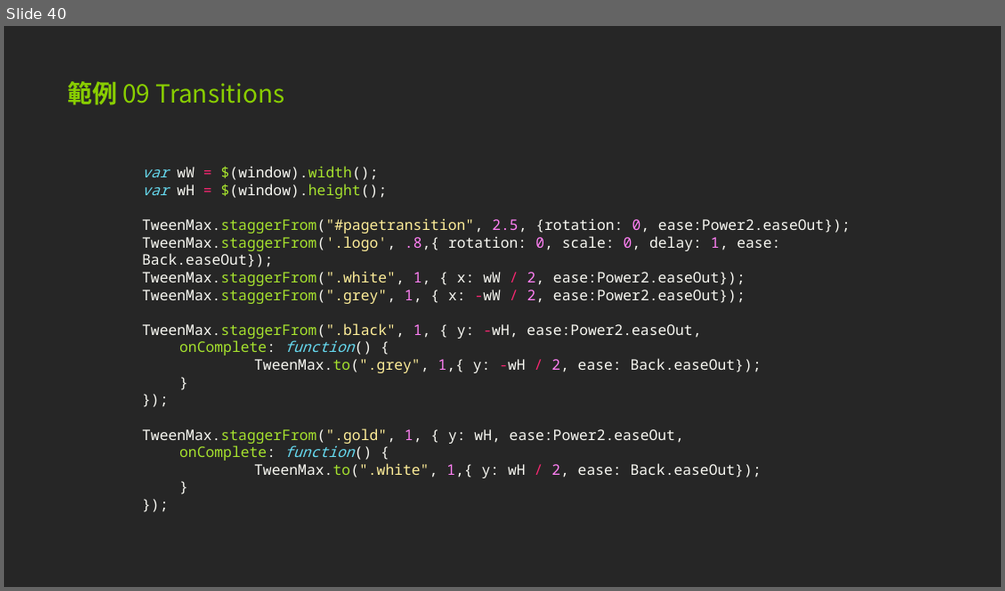
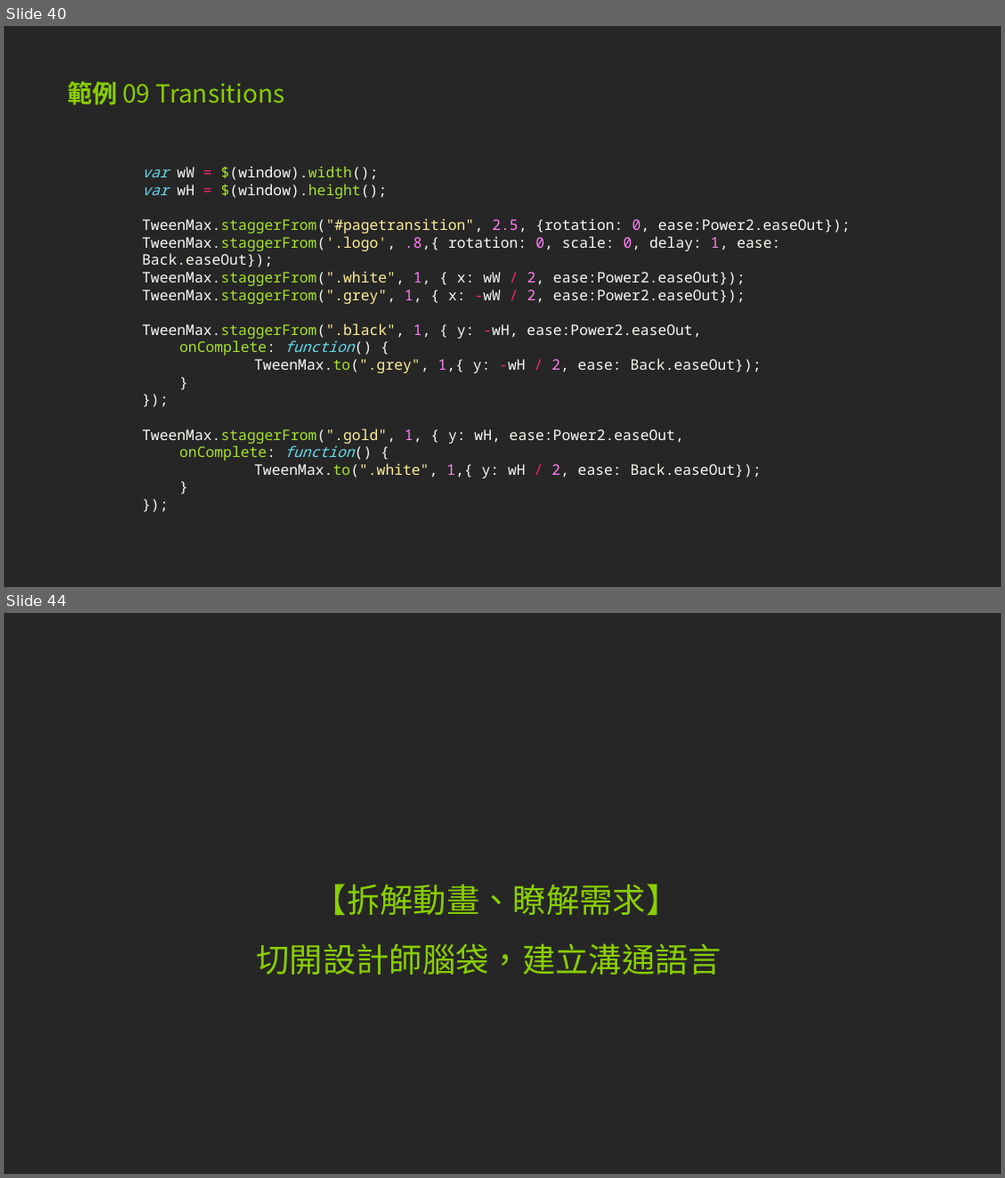
Before and after one commit to pgkusn/TweenMax_course_example, a slide deck: JavaScript ＆ TweenMax 動態特效速成實戰.pptx. Shown one above the other, each under a label of ours: slide 40 before the commit, slides 40 and 44 after it; the slides between them are not shown. The pictures are 1005x591 and 1005x1178 pixels, drawn with LibreOffice and Linux fonts; fonts in the diff are those of the drawing. Boxes give left, top, right and bottom in pixels: in the first picture for what was removed or moved away, otherwise in the second. Text is boxed around its words. In the diff, an @@ line names an element or a change of style, - is before the commit and + after.

```diff
--- a/JavaScript ＆ TweenMax 動態特效速成實戰.pptx
+++ b/JavaScript ＆ TweenMax 動態特效速成實戰.pptx
@@ slide 44 added at box(4, 613, 1001, 1174), background #262626 @@
@@ title added at box(256, 884, 721, 974), 32 pt, text #89CE01 @@
+【拆解動畫、瞭解需求】
+切開設計師腦袋，建立溝通語言
```
Also in this commit, not shown: 13 other slides added.
